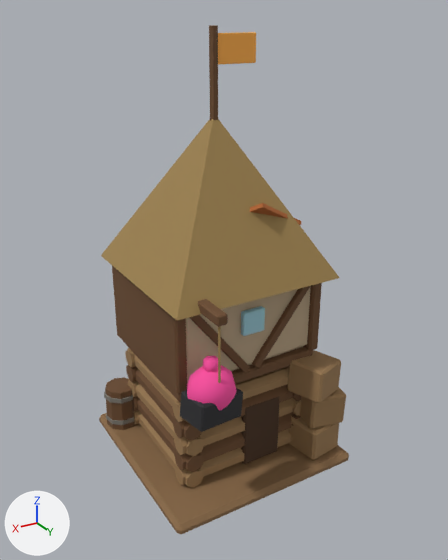
One commit to the FBX model client/CultOfComfort.Unity/Assets/Resources/Art/Models/storage_hut_l3.fbx: the scene before it, then after it.
The view is the same before and after, from a 50 mm camera at (1.454, 2.48, 2.224) aimed at (0.003, 0.062, 1.014). The lights are fixed; the arrows at lower left show +X, +Y and +Z. The older version comes first. Where no turn or scale is listed for an object, it has been applied to the vertices.

Script lines for the objects in view, before the commit:
```python
me_building = bpy.data.meshes.new('Building')
me_building.from_pydata(...)  # 857 vertices, 742 faces; spans x -0.53..0.52, y -0.52..0.55, z 0.0..2.17
me_building.materials.append(mat_palette)  # picture img_palette_png
ob_building = bpy.data.objects.new('Building', me_building)
ob_building.location = (0.0, 0.0, 0.0)
```
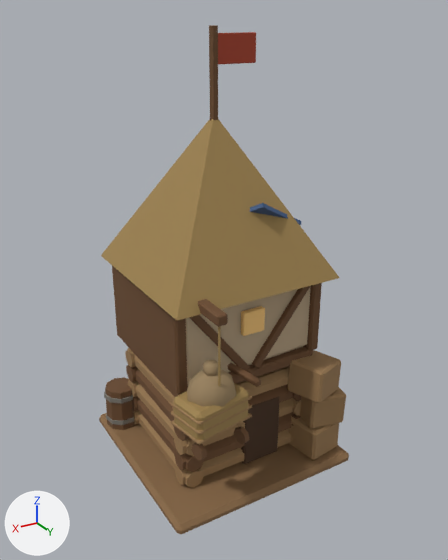
Where the change shows, as pixel boxes (x1, y1, x2, y2) in the pictures (448 x 560 px; the box of a moved part takes in the faces that stretch with it):
part 1 of me_building, moved or reshaped: before (180, 388, 243, 432); after (174, 383, 249, 440)
part 2 of me_building, added: after (227, 363, 261, 387)
part 3 of me_building, moved or reshaped: before (187, 365, 236, 410); after (187, 369, 236, 407)
part 4 of me_building, moved or reshaped: before (203, 356, 218, 372); after (203, 360, 218, 376)
part 5 of me_building, added: after (171, 413, 252, 445)
part 6 of me_building, added: after (171, 403, 252, 435)
part 7 of me_building, added: after (170, 394, 252, 425)
part 8 of me_building, added: after (192, 443, 207, 461)
part 9 of me_building, added: after (175, 427, 189, 441)
part 10 of me_building, added: after (234, 426, 249, 444)
part 11 of me_building, surface changed: (169, 30, 323, 503) in both

Diff of the bpy script that builds the scene:
```diff
--- a/client/CultOfComfort.Unity/Assets/Resources/Art/Models/storage_hut_l3.fbx.py
+++ b/client/CultOfComfort.Unity/Assets/Resources/Art/Models/storage_hut_l3.fbx.py
@@ me_building @@
 # used by ob_building; location = (0.0, 0.0, 0.0)
-me_building.from_pydata(...)  # 857 vertices, 742 faces; spans x -0.53..0.52, y -0.52..0.55, z 0.0..2.17
+me_building.from_pydata(...)  # 1009 vertices, 882 faces; spans x -0.53..0.52, y -0.52..0.58, z 0.0..2.17
+# me_building part 1: the loose piece of 24 vertices spanning x 0.16..0.44, y 0.35..0.55, z 0.54..0.7 is multiplied about its middle by the matrix ((1.164, -0.001, 0.12), (-0.001, 1.17, 0.021), (-0.12, -0.021, 1.164)), then moved by (0.0, 0.0, -0.02)
+# me_building part 2: the loose piece of 24 vertices spanning x 0.28..0.33, y 0.05..0.55, z 1.06..1.11 is copied, and the copy is multiplied about its middle by the matrix ((0.376, -0.069, 0.101), (0.066, 0.389, 0.018), (-0.102, 0.0, 0.382)), then moved by (-0.17, 0.15, -0.36); it spans x 0.1..0.16, y 0.35..0.55, z 0.7..0.74
+# me_building part 3: the loose piece of 42 vertices spanning x 0.18..0.42, y 0.35..0.55, z 0.59..0.81 is moved by (0.0, 0.0, -0.02)
+# me_building part 4: the loose piece of 12 vertices spanning x 0.27..0.33, y 0.41..0.48, z 0.79..0.85 is moved by (0.0, 0.0, -0.02)
+# me_building part 5: a new loose piece of 24 vertices spanning x 0.13..0.47, y 0.32..0.58, z 0.53..0.55, in mat_palette (picture img_palette_png)
+# me_building part 6: a new loose piece of 24 vertices spanning x 0.13..0.47, y 0.32..0.58, z 0.58..0.6, in mat_palette (picture img_palette_png)
+# me_building part 7: a new loose piece of 24 vertices spanning x 0.13..0.47, y 0.32..0.58, z 0.63..0.65, in mat_palette (picture img_palette_png)
+# me_building part 8: a new loose piece of 14 vertices spanning x 0.39..0.43, y 0.49..0.57, z 0.42..0.5, in mat_palette (picture img_palette_png)
+# me_building part 9: a new loose piece of 14 vertices spanning x 0.39..0.43, y 0.33..0.41, z 0.42..0.5, in mat_palette (picture img_palette_png)
+# me_building part 10: a new loose piece of 14 vertices spanning x 0.17..0.21, y 0.49..0.57, z 0.42..0.5, in mat_palette (picture img_palette_png)
+# me_building part 11: 660 kept faces spanning x -0.53..0.52, y -0.52..0.55, z 0.0..2.17 get new texture (UV) coordinates
+# other edits to the shape of me_building do not show in these pictures
 me_building.materials.append(mat_palette)
```
